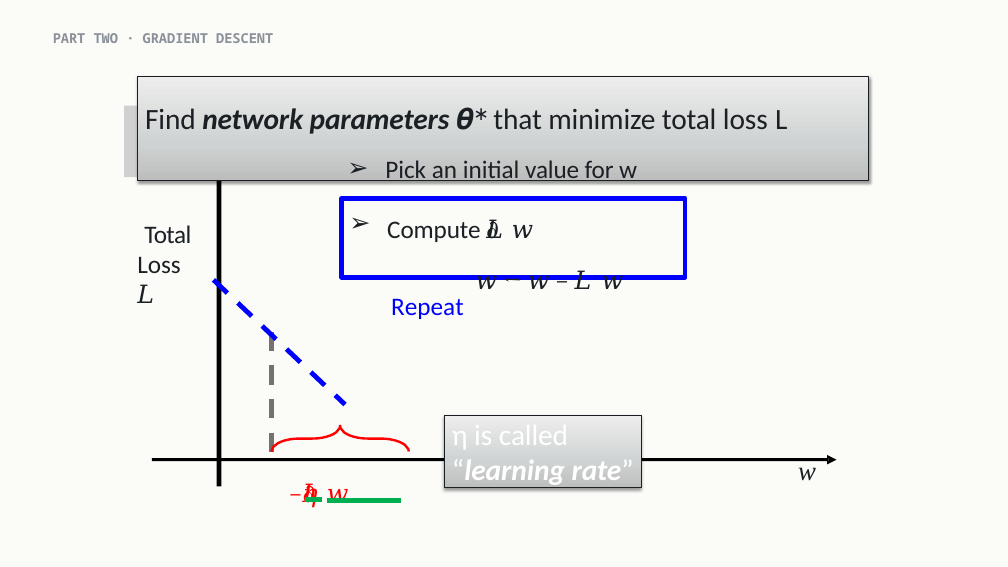
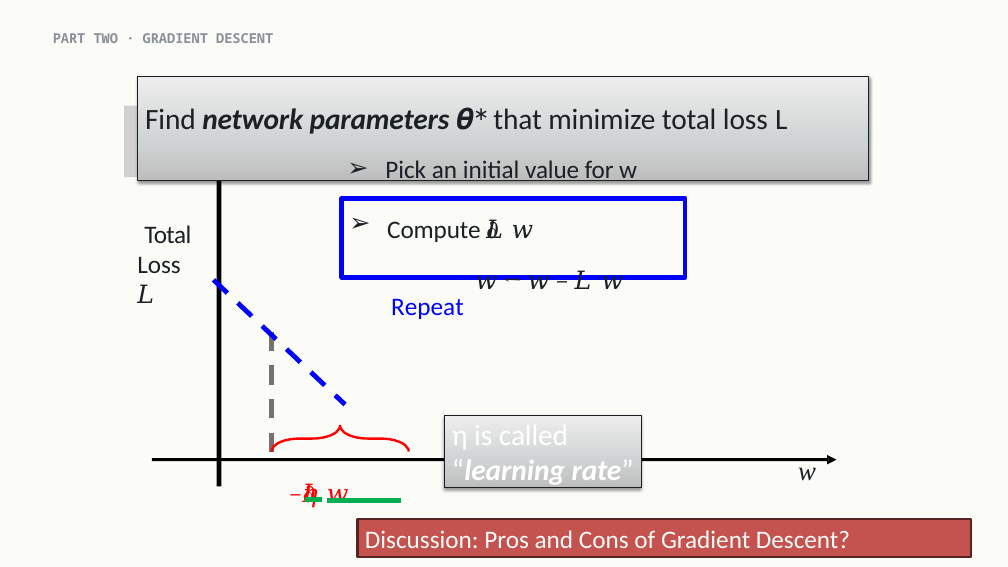
Before and after one commit to indigobio/msacl_dl_course, a slide deck: slide 7 of slides/pptx/lecture02_training.pptx. Drawn at 1008x567 pixels with LibreOffice and Linux fonts; fonts in the diff are those of the drawing; grey boxes stand for pictures; background and template pictures are left out. Boxes give left, top, right and bottom in pixels: in the first picture for what was removed or moved away, otherwise in the second. Text is boxed around its words. In the diff, an @@ line names an element or a change of style, - is before the commit and + after.

```diff
--- a/slides/pptx/lecture02_training.pptx
+++ b/slides/pptx/lecture02_training.pptx
@@ rectangle added at [358,520,972,557], fill #C4534F, outline #562423 2 pt, 24 pt, text #FBFBF8 @@
+Discussion: Pros and Cons of Gradient Descent?
```
Also in this commit, not shown: 7 other slides changed, 3 other files.
